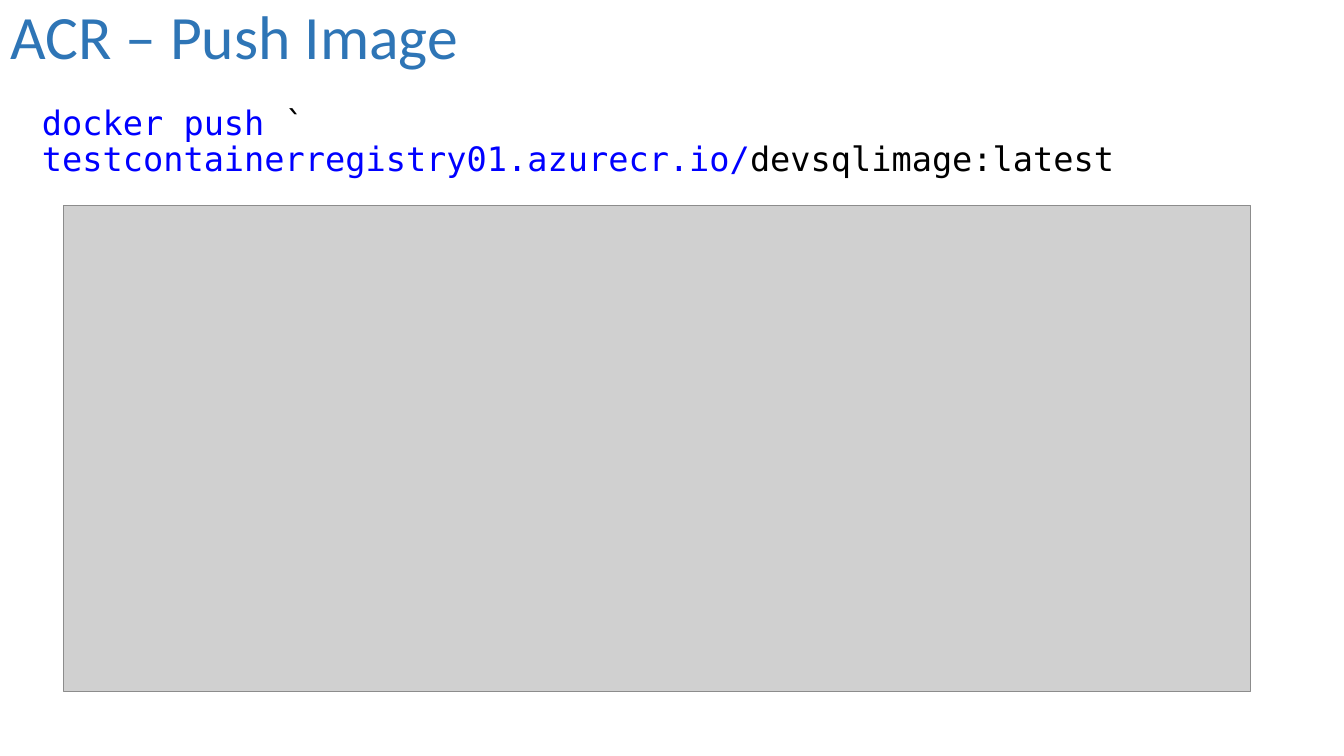
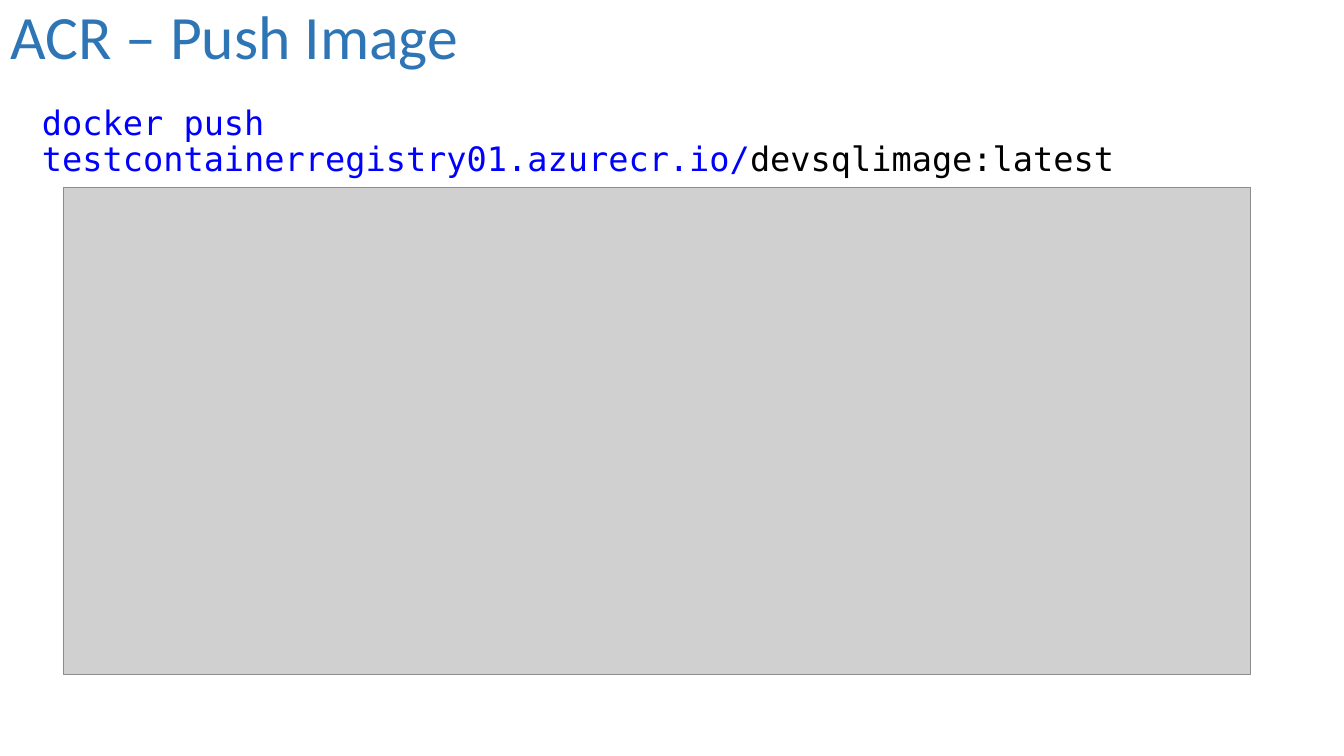
Before and after one commit to dbafromthecold/ContainersInTheCloud, a slide deck: slide 23 of ContainersInTheCloud.pptx. Drawn at 1344x756 pixels with LibreOffice and Linux fonts; fonts in the diff are those of the drawing; grey boxes stand for pictures; background and template pictures are left out. Boxes give left, top, right and bottom in pixels: in the first picture for what was removed or moved away, otherwise in the second. Text is boxed around its words. In the diff, an @@ line names an element or a change of style, - is before the commit and + after.

```diff
--- a/ContainersInTheCloud.pptx
+++ b/ContainersInTheCloud.pptx
@@ text at [42, 109, 1114, 179]: text changed @@
-docker push ` testcontainerregistry01.azurecr.io/devsqlimage:latest
+docker push testcontainerregistry01.azurecr.io/devsqlimage:latest
@@ picture: place and size @@
-picture at [64, 205, 1250, 692]
+picture at [64, 188, 1250, 675]
```
Also in this commit, not shown: 4 other slides changed.
